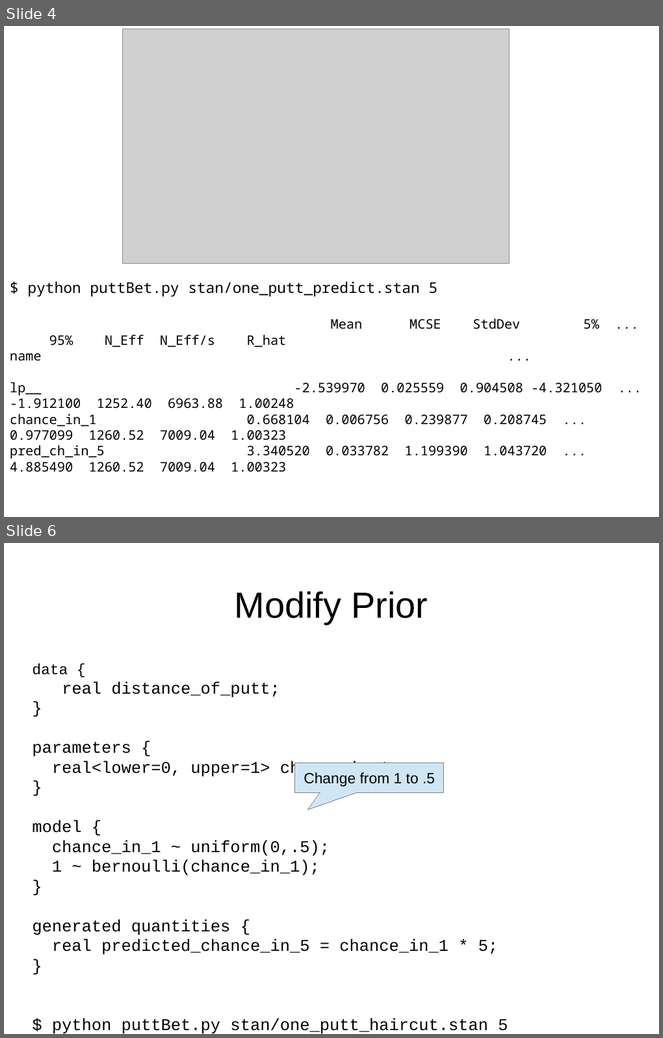
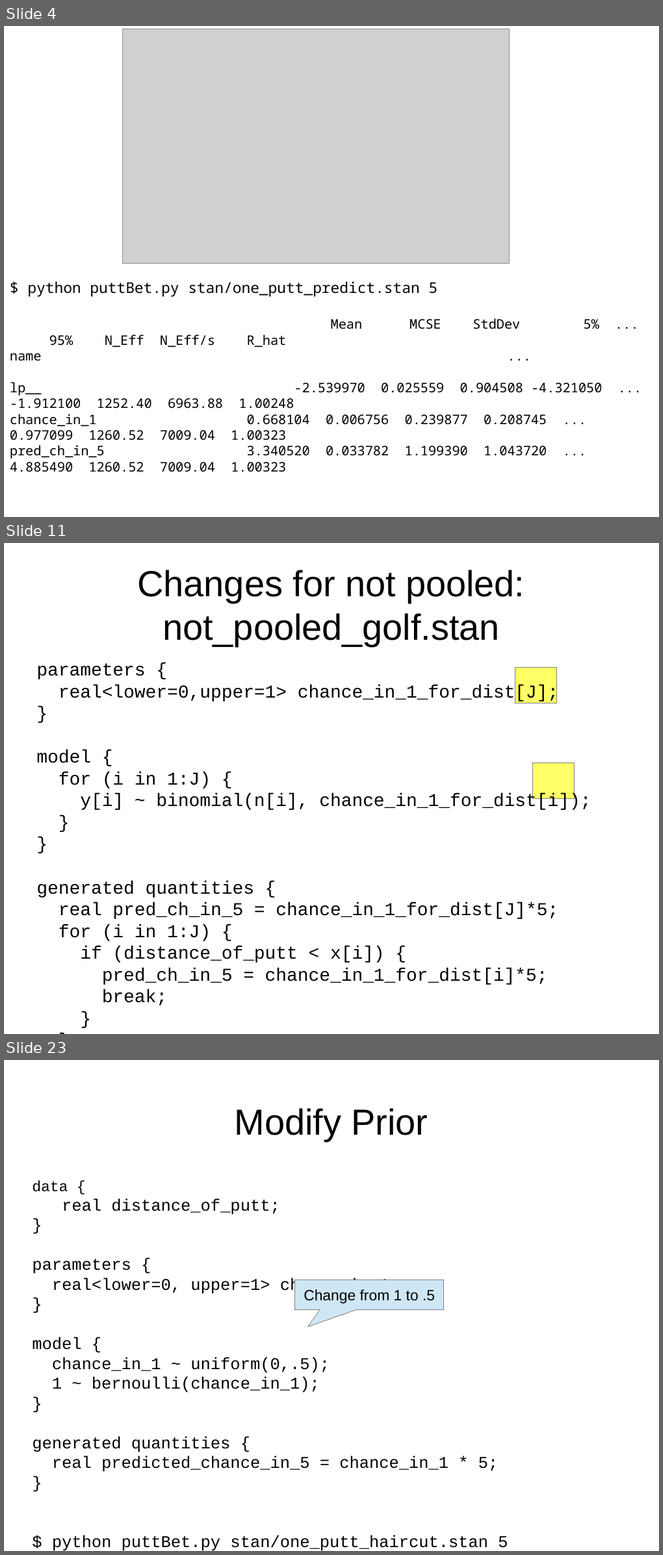
Before and after one commit to breckbaldwin/StanIsThePlanDist, a slide deck: slides/StanIsThePlanPyData2.odp. Shown one above the other, each under a label of ours: slides 4 and 6 before the commit, slides 4, 11 and 23 after it; the slides between them are not shown. The pictures are 663x1038 and 663x1555 pixels, drawn with LibreOffice and Linux fonts; fonts in the diff are those of the drawing; grey boxes stand for pictures. Boxes give left, top, right and bottom in pixels: in the first picture for what was removed or moved away, otherwise in the second. Text is boxed around its words. In the diff, an @@ line names an element or a change of style, - is before the commit and + after.

```diff
--- a/slides/StanIsThePlanPyData2.odp
+++ b/slides/StanIsThePlanPyData2.odp
@@ slide 11 added at [4,543,659,1034], background #FFFFFF @@
@@ title added at [137,570,525,646], 44 pt, text #000000 @@
+Changes for not pooled: not_pooled_golf.stan
@@ text added at [36,663,591,1006], 22 pt, text #000000 @@
+parameters {
+real<lower=0,upper=1> chance_in_1_for_dist[J];
+}
+model {
+for (i in 1:J) {
+y[i] ~ binomial(n[i], chance_in_1_for_dist[i]);
+}
+}
+generated quantities {
+real pred_ch_in_5 = chance_in_1_for_dist[J]*5;
+for (i in 1:J) {
+if (distance_of_putt < x[i]) {
+pred_ch_in_5 = chance_in_1_for_dist[i]*5;
+break;
+}
+}
+}
@@ rectangle added at [516,668,557,704], fill #FFFF66, outline #808080 0 pt @@
@@ rectangle added at [533,763,575,798], fill #FFFF66, outline #808080 0 pt @@
@@ what was slide 6 is now slide 23 @@
```
Also in this commit, not shown: 17 other slides added, 1 slide removed, 6 other files.
